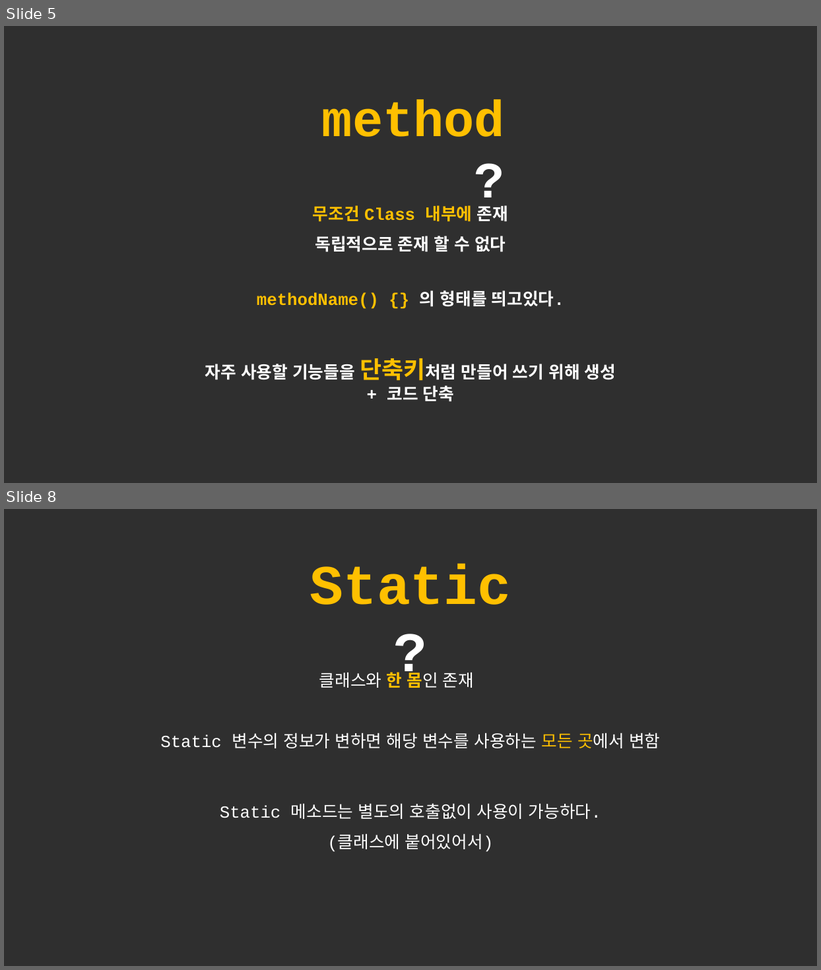
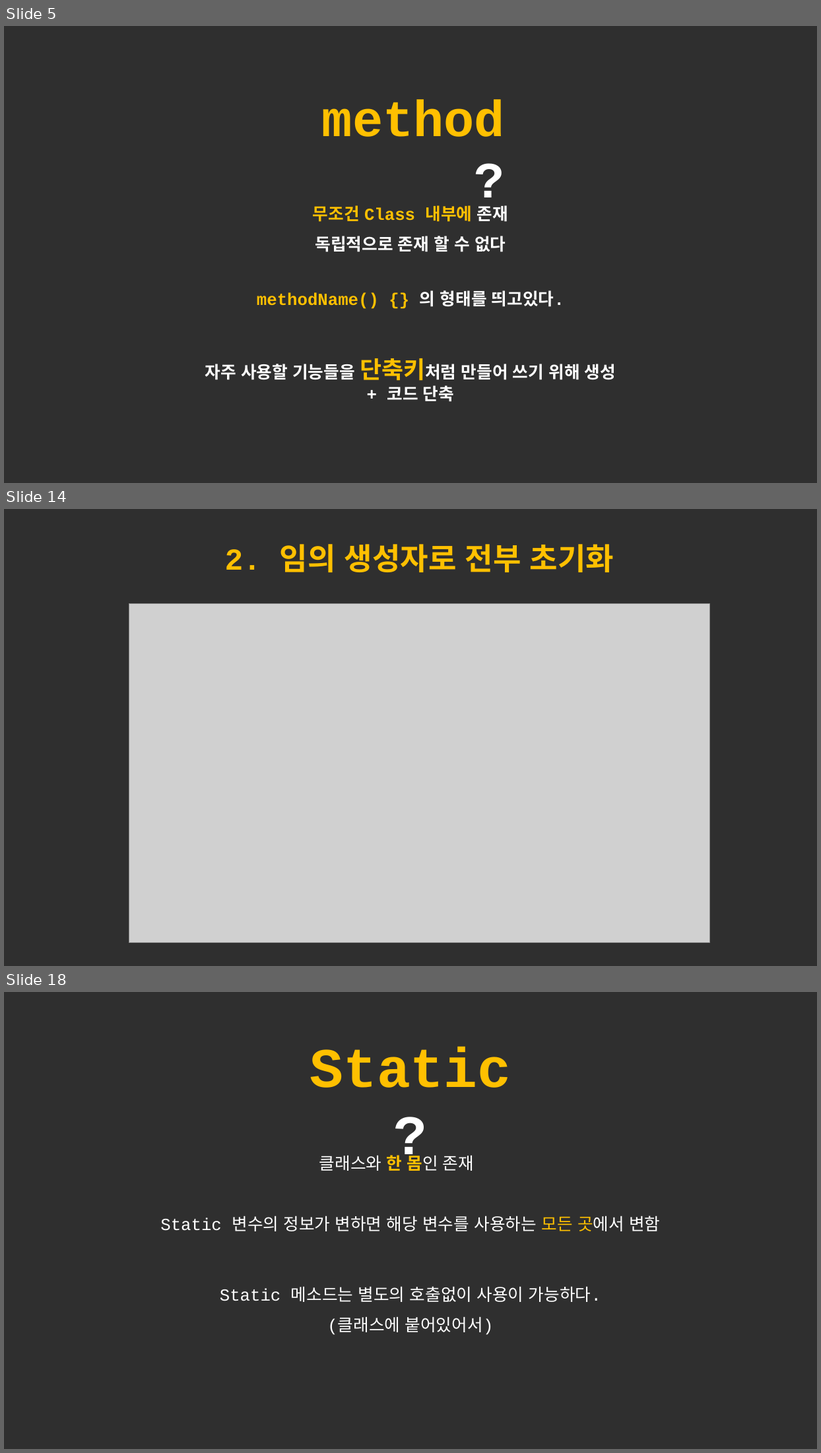
Before and after one commit to forwdevel/Full-Stack, a slide deck: 객체이론정리.pptx. Shown one above the other, each under a label of ours: slides 5 and 8 before the commit, slides 5, 14 and 18 after it; the slides between them are not shown. The pictures are 821x970 and 821x1453 pixels, drawn with LibreOffice and Linux fonts; fonts in the diff are those of the drawing; grey boxes stand for pictures. Boxes give left, top, right and bottom in pixels: in the first picture for what was removed or moved away, otherwise in the second. Text is boxed around its words. In the diff, an @@ line names an element or a change of style, - is before the commit and + after.

```diff
--- a/객체이론정리.pptx
+++ b/객체이론정리.pptx
@@ slide 14 added at <box>4,509,817,966</box>, background #2F2F2F @@
@@ text added at <box>225,544,614,572</box>, 36 pt, text #FFC000, bold @@
+2. 임의 생성자로 전부 초기화
@@ picture added at <box>129,604,710,943</box> @@
@@ what was slide 8 is now slide 18 @@
```
Also in this commit, not shown: 2 slides changed, 9 other slides added, 1 slide removed.
